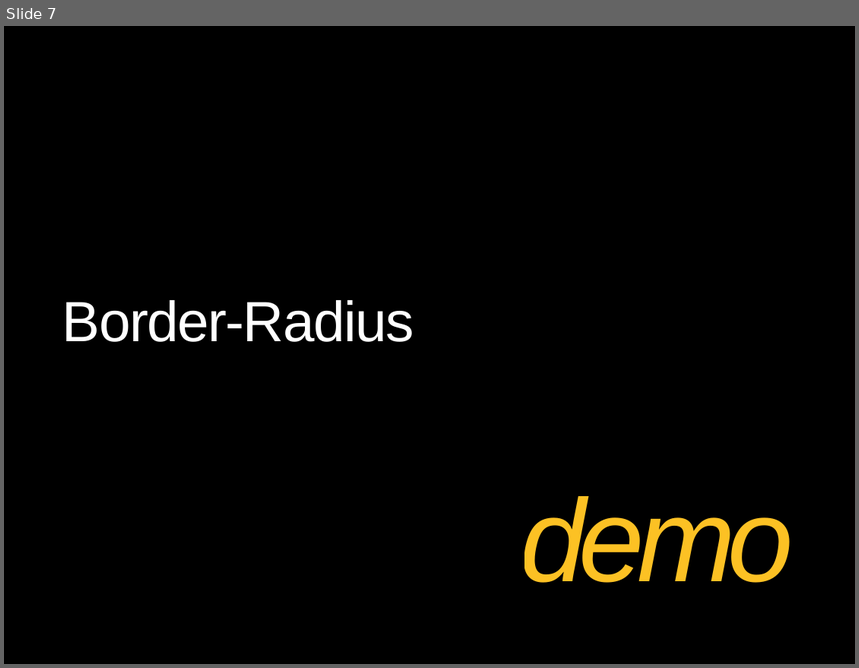
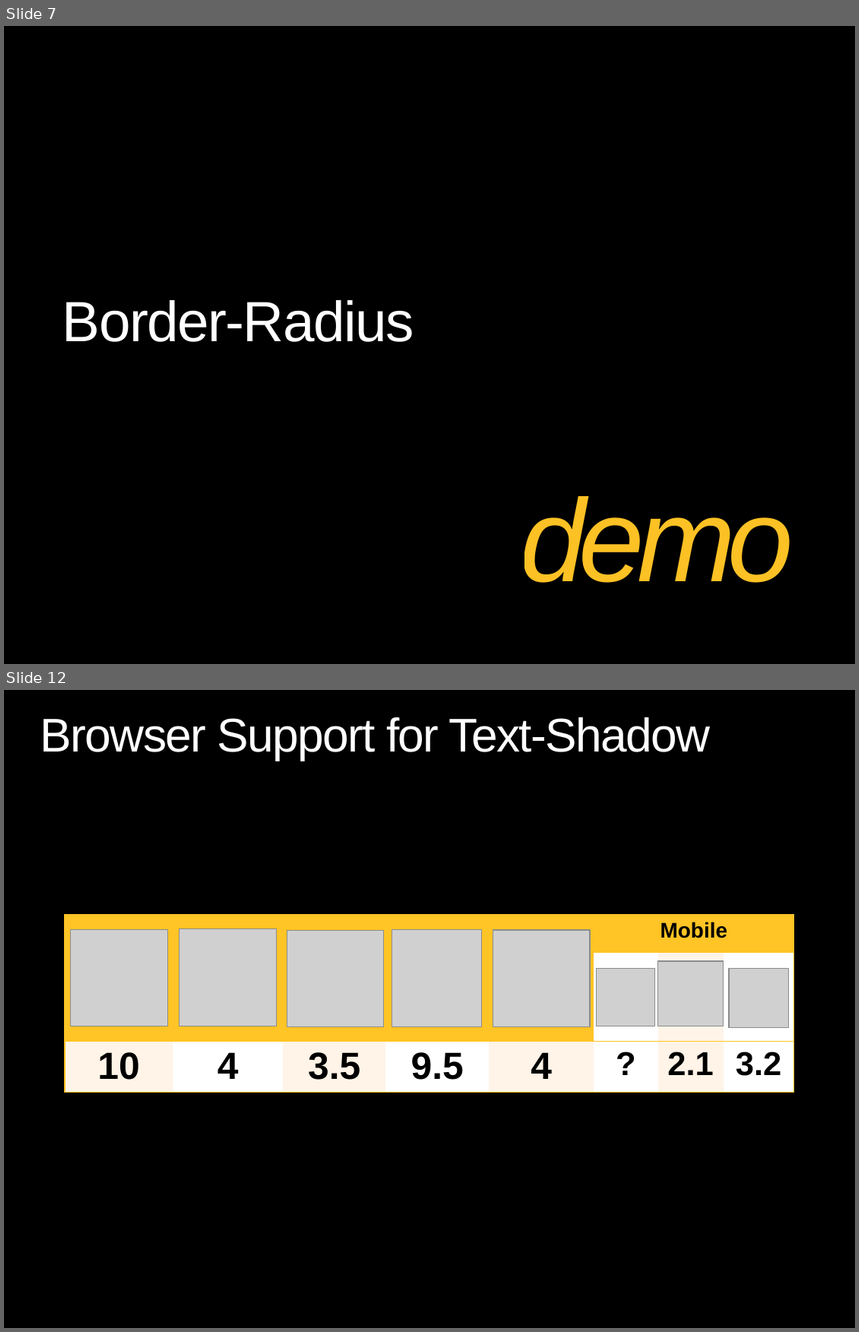
Before and after one commit to theClarkSell/HTML5-Compiler, a slide deck: 3- CSS3/CSS3.pptx. Shown one above the other, each under a label of ours: slide 7 before the commit, slides 7 and 12 after it; the slides between them are not shown. The pictures are 859x668 and 859x1332 pixels, drawn with LibreOffice and Linux fonts; fonts in the diff are those of the drawing; grey boxes stand for pictures; background and template pictures are left out. Boxes give left, top, right and bottom in pixels: in the first picture for what was removed or moved away, otherwise in the second. Text is boxed around its words. In the diff, an @@ line names an element or a change of style, - is before the commit and + after.

```diff
--- a/3- CSS3/CSS3.pptx
+++ b/3- CSS3/CSS3.pptx
@@ slide 12 added at (4, 690, 855, 1328), background picture (left out) @@
@@ title added at (40, 717, 711, 760), 40 pt, text #FFFFFF @@
+Browser Support for Text-Shadow
@@ table added at (65, 915, 794, 1095), 3 rows, 8 columns @@
+ |  |  |  |  | Mobile |  | 
+ |  |  |  |  |  |  | 
+10 | 4 | 3.5 | 9.5 | 4 | ? | 2.1 | 3.2
@@ picture added at (70, 930, 167, 1027) @@
@@ picture added at (180, 929, 276, 1026) @@
@@ picture added at (287, 930, 382, 1026) @@
@@ picture added at (392, 930, 481, 1027) @@
@@ picture added at (493, 930, 591, 1027) @@
@@ picture added at (658, 961, 724, 1027) @@
@@ picture added at (597, 968, 655, 1026) @@
@@ picture added at (729, 968, 789, 1028) @@
```
Also in this commit, not shown: 11 slides changed, 14 other slides added, 8 slides removed.
